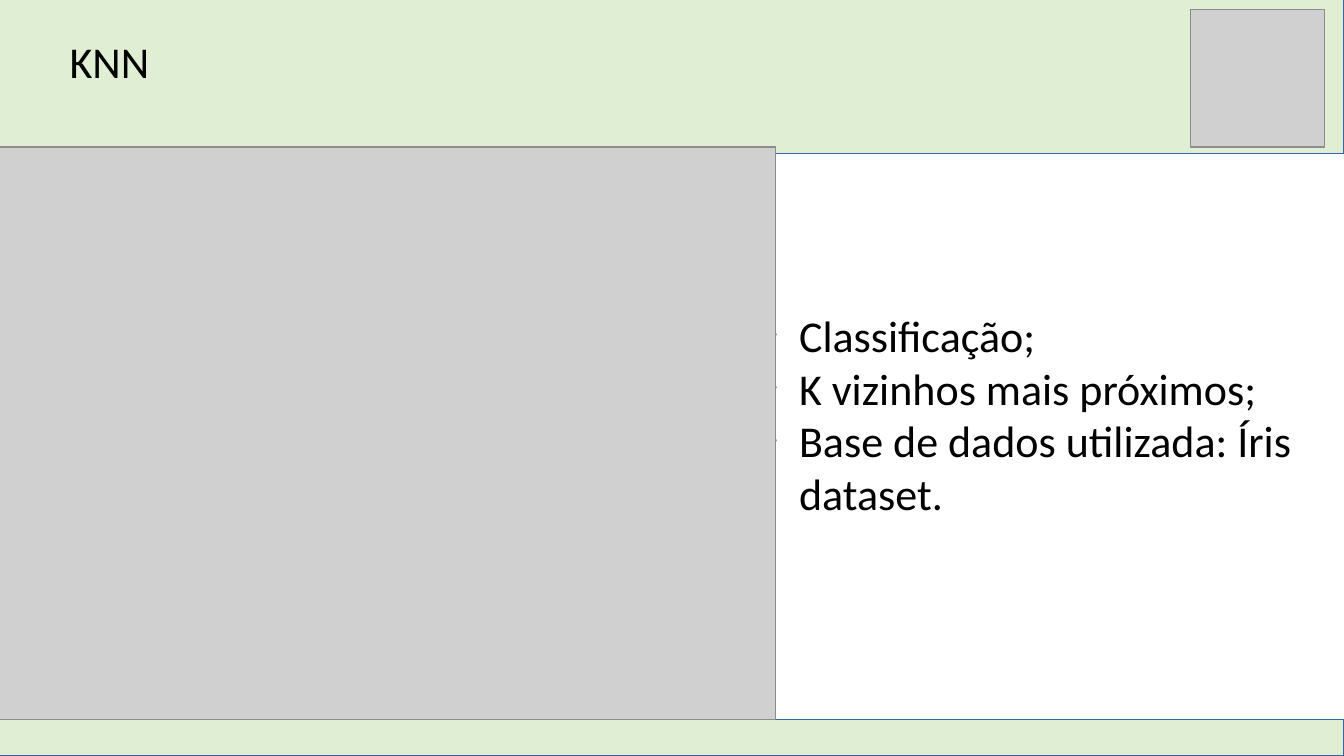
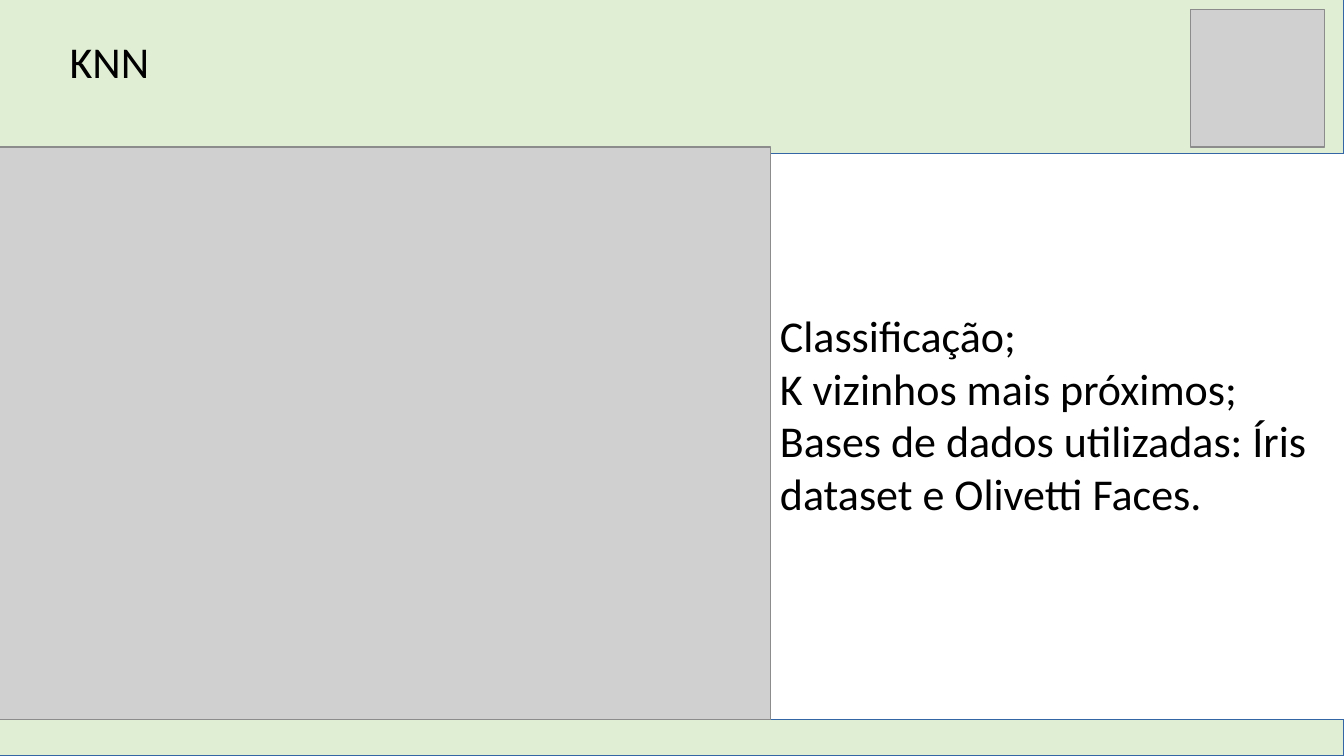
Before and after one commit to DimitriLeandro/ProjetoFinalSistemasInteligentesUFABC, a slide deck: slide 5 of Apresentação SI.odp. Drawn at 1344x756 pixels with LibreOffice and Linux fonts; fonts in the diff are those of the drawing; grey boxes stand for pictures. Boxes give left, top, right and bottom in pixels: in the first picture for what was removed or moved away, otherwise in the second. Text is boxed around its words. In the diff, an @@ line names an element or a change of style, - is before the commit and + after.

Commit message:
Várias alterações - ler descrição do commit
Pequenas alterações na apresentação e várias alterações na comparação do Perceptron. O Jupyter Notebook da comparação do perceptron estava apenas com a análise do sklearn, com poucas métricas e sem gráficos. Decidi usar K Fold Cross Validation e plotar gráficos das métricas. No repositório do git, uma pasta chamada imagens foi adicionada onde constam esses gráficos

```diff
--- a/Apresentação SI.odp
+++ b/Apresentação SI.odp
@@ picture: place and size @@
-picture at (0,148,776,721)
+picture at (0,148,771,721)
@@ text "Classificação;": place and size @@
-text "Classificação;" at (799,321,1291,511)
+text "Classificação;" at (780,321,1306,511)
@@ text at (780,421,1306,511): text changed @@
-• Base de dados utilizada: Íris dataset.
+• Bases de dados utilizadas: Íris dataset e Olivetti Faces.
```
Also in this commit, not shown: 13 other files.
